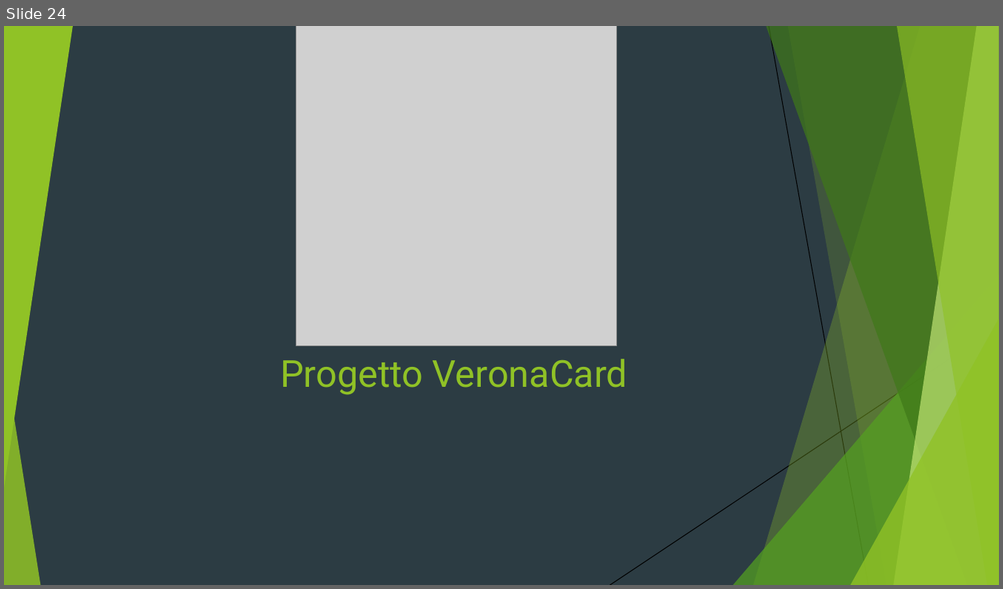
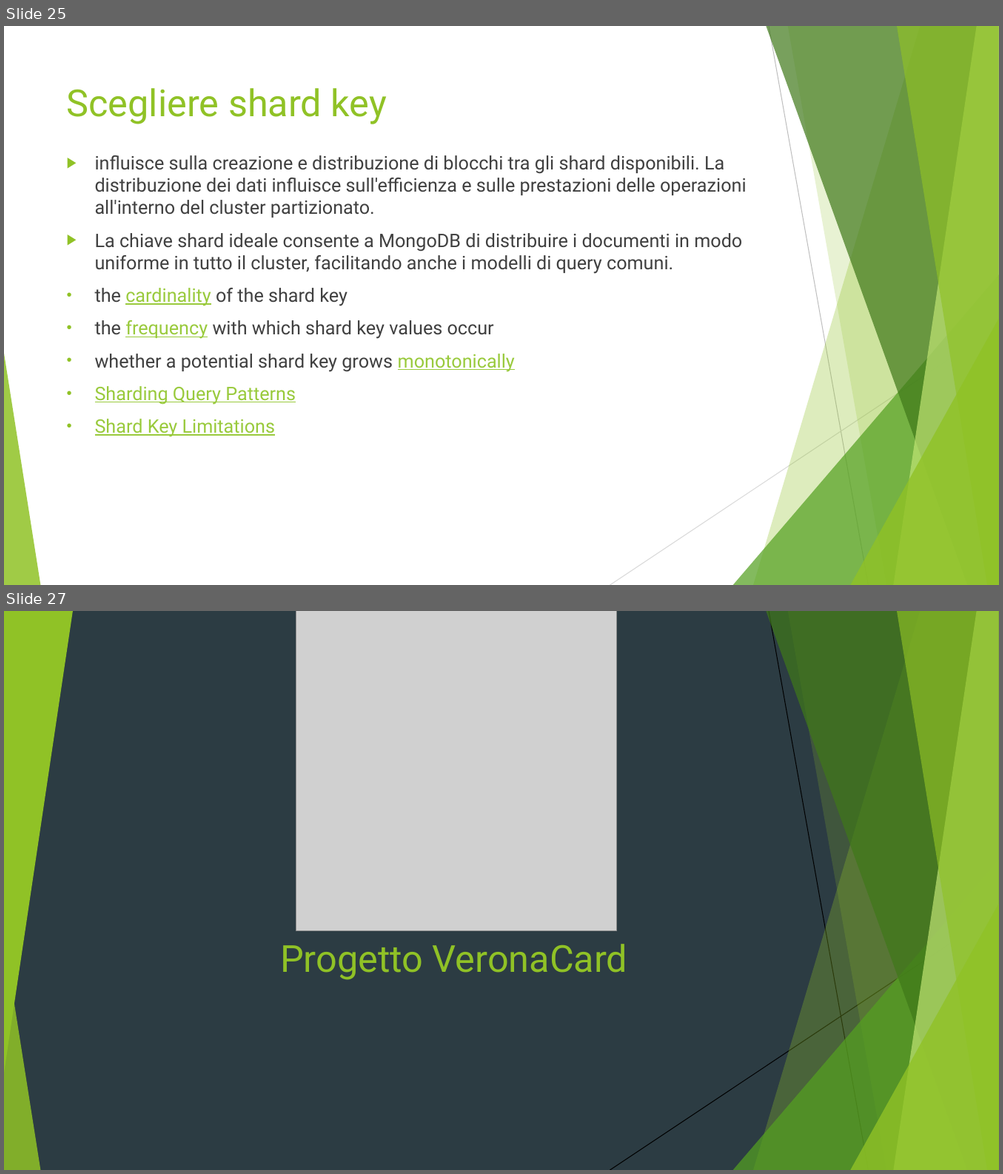
Before and after one commit to Buzzolan/VeronaCardMongoDB, a slide deck: Presentazione_progetto.pptx. Shown one above the other, each under a label of ours: slide 24 before the commit, slides 25 and 27 after it; the slides between them are not shown. The pictures are 1003x589 and 1003x1174 pixels, drawn with LibreOffice and Linux fonts; fonts in the diff are those of the drawing; grey boxes stand for pictures. Boxes give left, top, right and bottom in pixels: in the first picture for what was removed or moved away, otherwise in the second. Text is boxed around its words. In the diff, an @@ line names an element or a change of style, - is before the commit and + after.

```diff
--- a/Presentazione_progetto.pptx
+++ b/Presentazione_progetto.pptx
@@ slide 25 added at bbox=[4, 26, 999, 585], background #FFFFFF; not listed: 8 template elements that a slide beside it also shows @@
@@ line added from (768, 26) to (868, 585), #BFBFBF 0.75 pt @@
@@ title added at bbox=[67, 88, 387, 124], 36 pt, text #90C226 @@
+Scegliere shard key
@@ text added at bbox=[95, 156, 746, 437], 18 pt, text #404040 @@
+▶ influisce sulla creazione e distribuzione di blocchi tra gli shard disponibili. La distribuzione dei dati influisce sull'efficienza e sulle prestazioni delle operazioni all'interno del cluster partizionato.
+▶ La chiave shard ideale consente a MongoDB di distribuire i documenti in modo uniforme in tutto il cluster, facilitando anche i modelli di query comuni.
+• the cardinality of the shard key
+• the frequency with which shard key values occur
+• whether a potential shard key grows monotonically
+• Sharding Query Patterns
+• Shard Key Limitations
@@ line added from (999, 326) to (610, 585), #D9D9D9 0.75 pt @@
@@ what was slide 24 is now slide 27 @@
```
Also in this commit, not shown: 1 slide changed, 2 other slides added, 5 other files.
